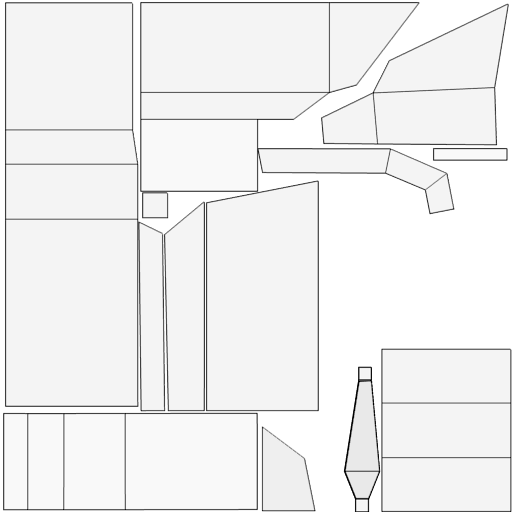
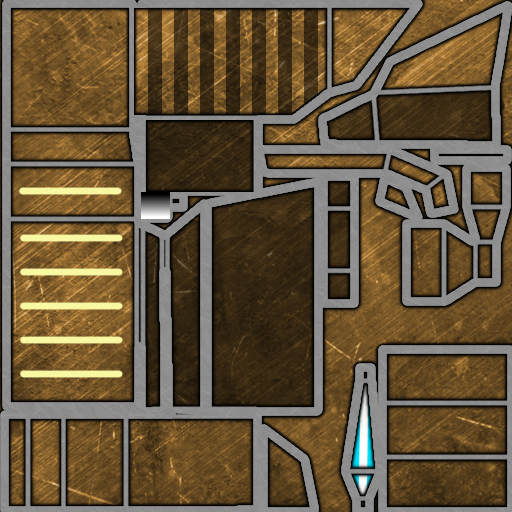
Comparing the layer stacks of the two 512 × 512 images. Changes:
removed layer "eufvp.png #3" over [343, 366, 381, 512]
removed layer "eufvp.png #2" over [343, 366, 381, 512]
hid "eufvp.png #1", painted on it over [3, 1, 512, 512]
removed layer "eufvp.png" over [3, 1, 509, 511]
added layer "sfuma" above "perimetro" over [141, 192, 170, 219]
added layer "perimetro" above "perimetro copia" over [0, 0, 512, 512]
added layer "perimetro copia" above "colore" over [0, 0, 512, 512]
added layer "luce" above "scuro" over [18, 187, 123, 378]
added layer "scuro" (55%) above "nano2" over [135, 7, 505, 416]
added layer "nano2" above "nano" over [358, 370, 369, 509]
added layer "nano" above "Livello incollato copia" over [343, 370, 378, 511]
added layer "Livello incollato copia" over [0, 0, 512, 512]
